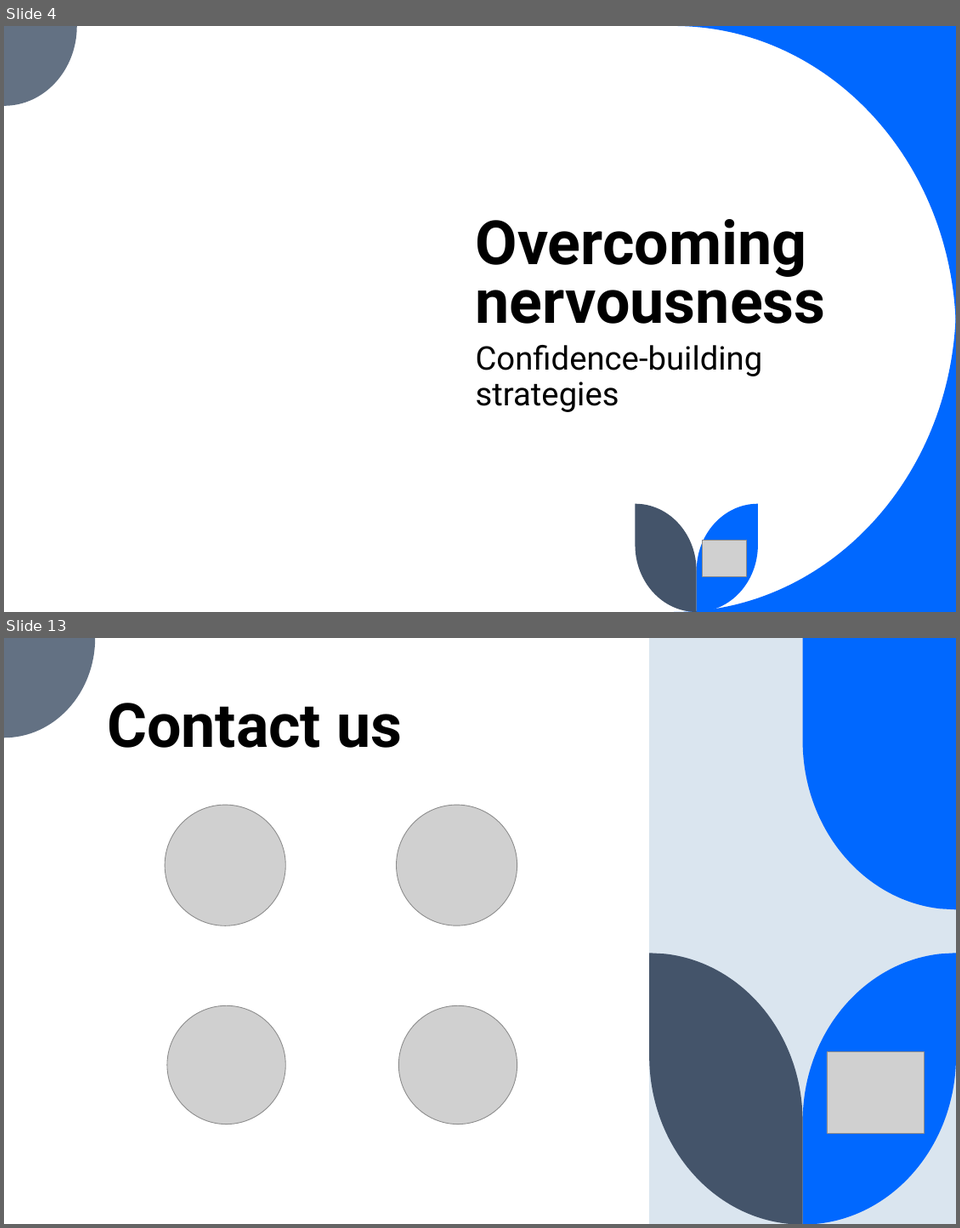
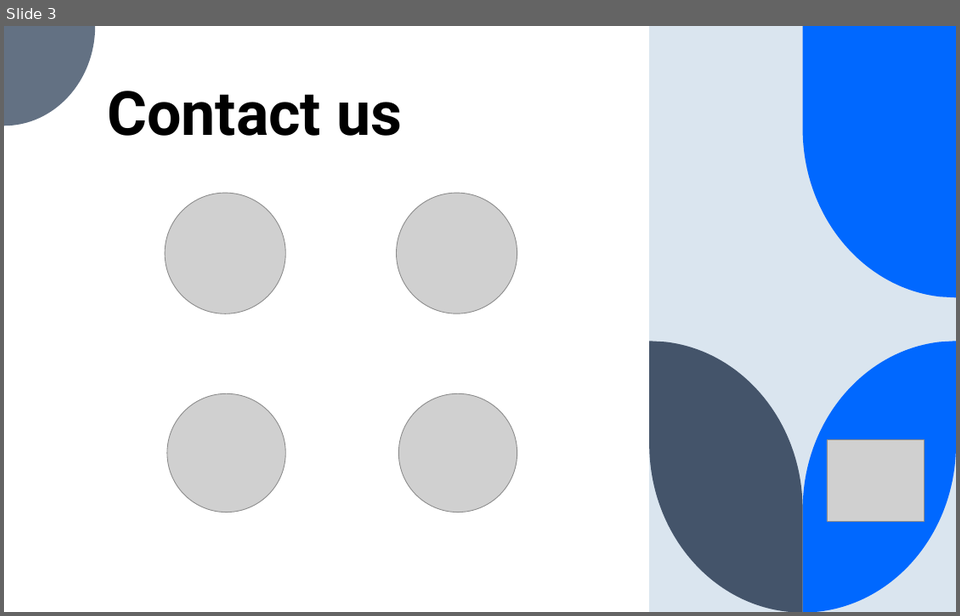
Before and after one commit to qossayrida/kakush, a slide deck: PID_Course/PID.pptx. Shown one above the other, each under a label of ours: slides 4 and 13 before the commit, slide 3 after it; the slides between them are not shown. The pictures are 960x1228 and 960x616 pixels, drawn with LibreOffice and Linux fonts; fonts in the diff are those of the drawing; grey boxes stand for pictures. Boxes give left, top, right and bottom in pixels: in the first picture for what was removed or moved away, otherwise in the second. Text is boxed around its words. In the diff, an @@ line names an element or a change of style, - is before the commit and + after.

```diff
--- a/PID_Course/PID.pptx
+++ b/PID_Course/PID.pptx
@@ slide 4 removed at (x1=4, y1=26, x2=956, y2=612), background #FFFFFF @@
@@ title removed at (x1=476, y1=219, x2=826, y2=324) @@
-Overcoming nervousness
@@ subtitle removed at (x1=476, y1=345, x2=763, y2=412) @@
-Confidence-building strategies
@@ group removed at (x1=4, y1=26, x2=956, y2=612): 5 freeform shapes @@
@@ picture removed at (x1=703, y1=540, x2=747, y2=577) @@
@@ what was slide 13 is now slide 3 @@
```
Also in this commit, not shown: 1 slide changed, 1 slide added, 10 other slides removed.
